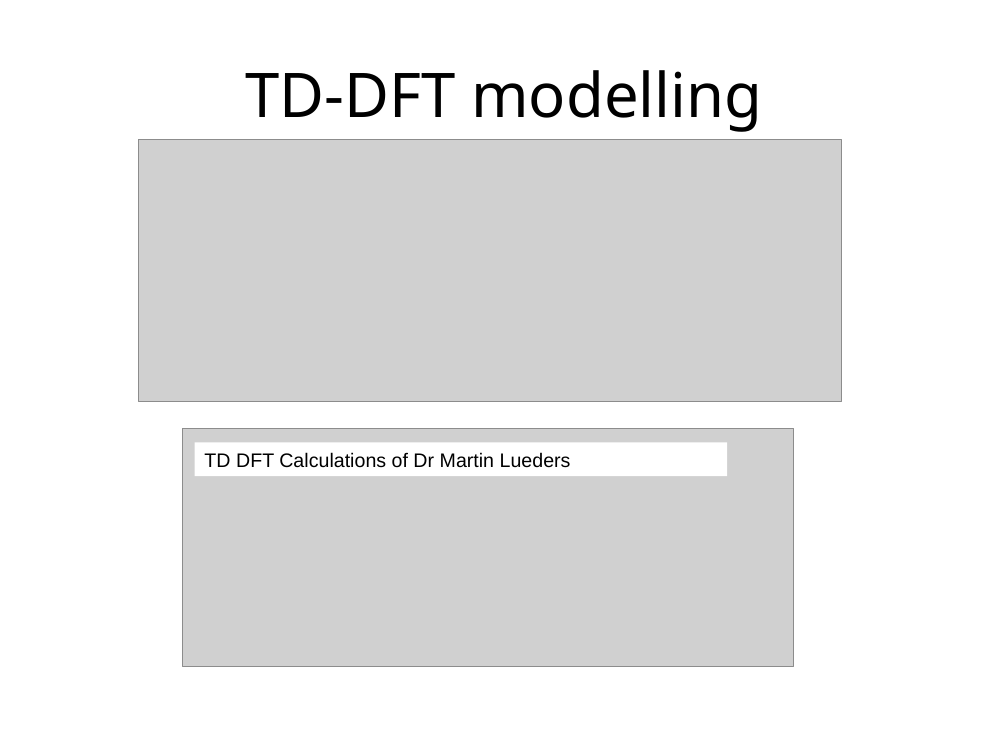
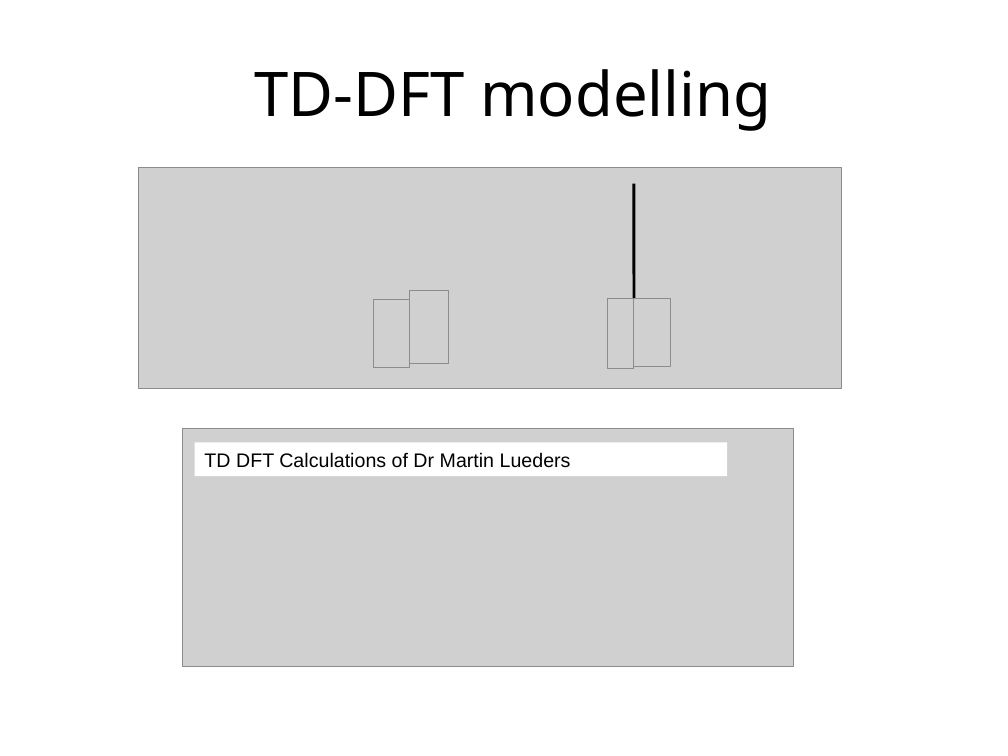
Before and after one commit to abuts/Fe, a slide deck: slide 11 of June2017/Icns2017/ICNS2017.ppt. Drawn at 1008x756 pixels with LibreOffice and Linux fonts; fonts in the diff are those of the drawing; grey boxes stand for pictures; background and template pictures are left out. Boxes give left, top, right and bottom in pixels: in the first picture for what was removed or moved away, otherwise in the second. Text is boxed around its words. In the diff, an @@ line names an element or a change of style, - is before the commit and + after.

```diff
--- a/June2017/Icns2017/ICNS2017.ppt
+++ b/June2017/Icns2017/ICNS2017.ppt
@@ title "TD-DFT modelling": place and size @@
-title "TD-DFT modelling" at [245, 70, 762, 132]
+title "TD-DFT modelling" at [254, 69, 771, 131]
@@ picture: place and size @@
-picture at [139, 140, 842, 402]
+picture at [139, 167, 842, 388]
@@ group added at [373, 183, 671, 368]: 4 pictures, 1 line @@
```
Also in this commit, not shown: 3 other slides changed, 1 other file.
